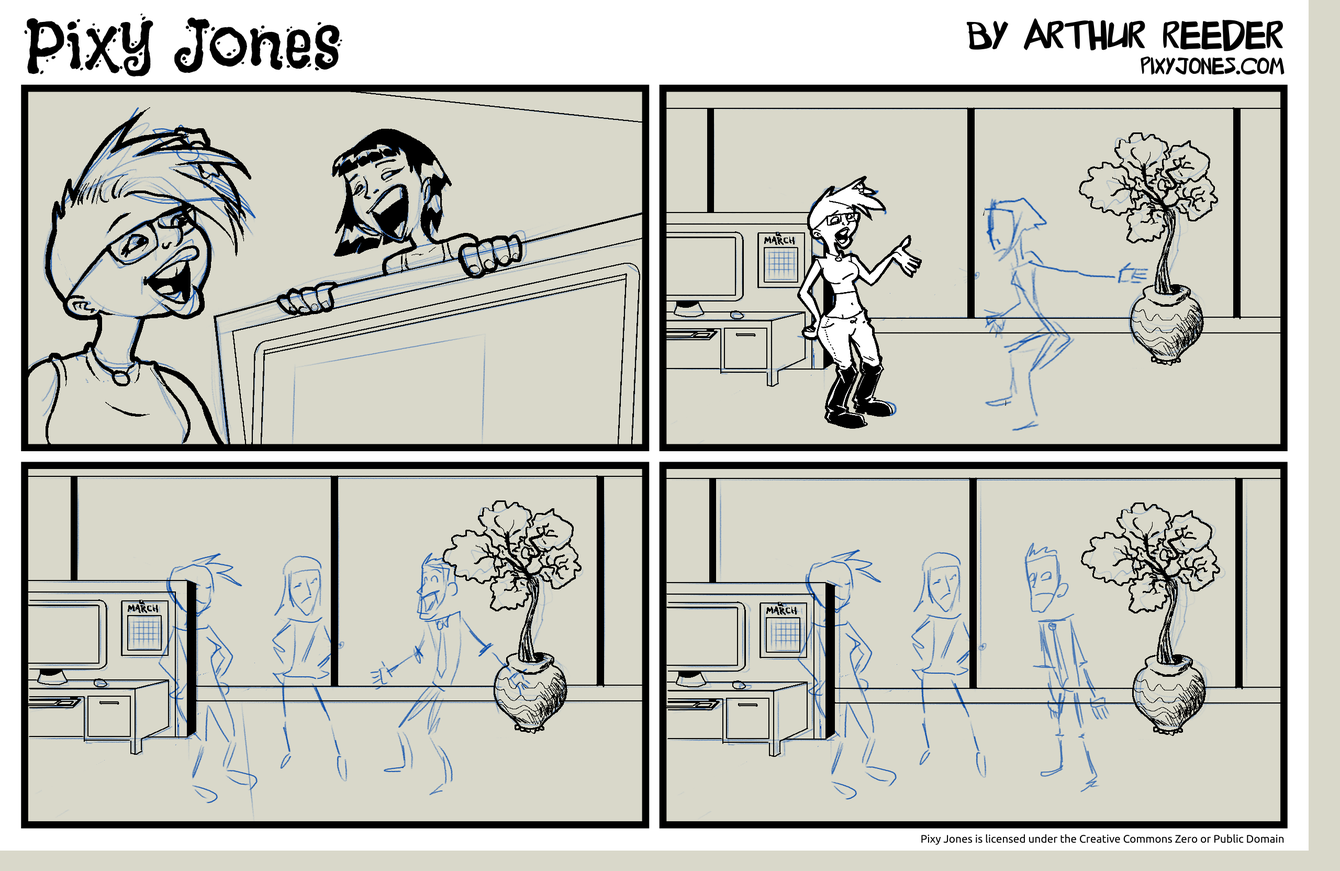
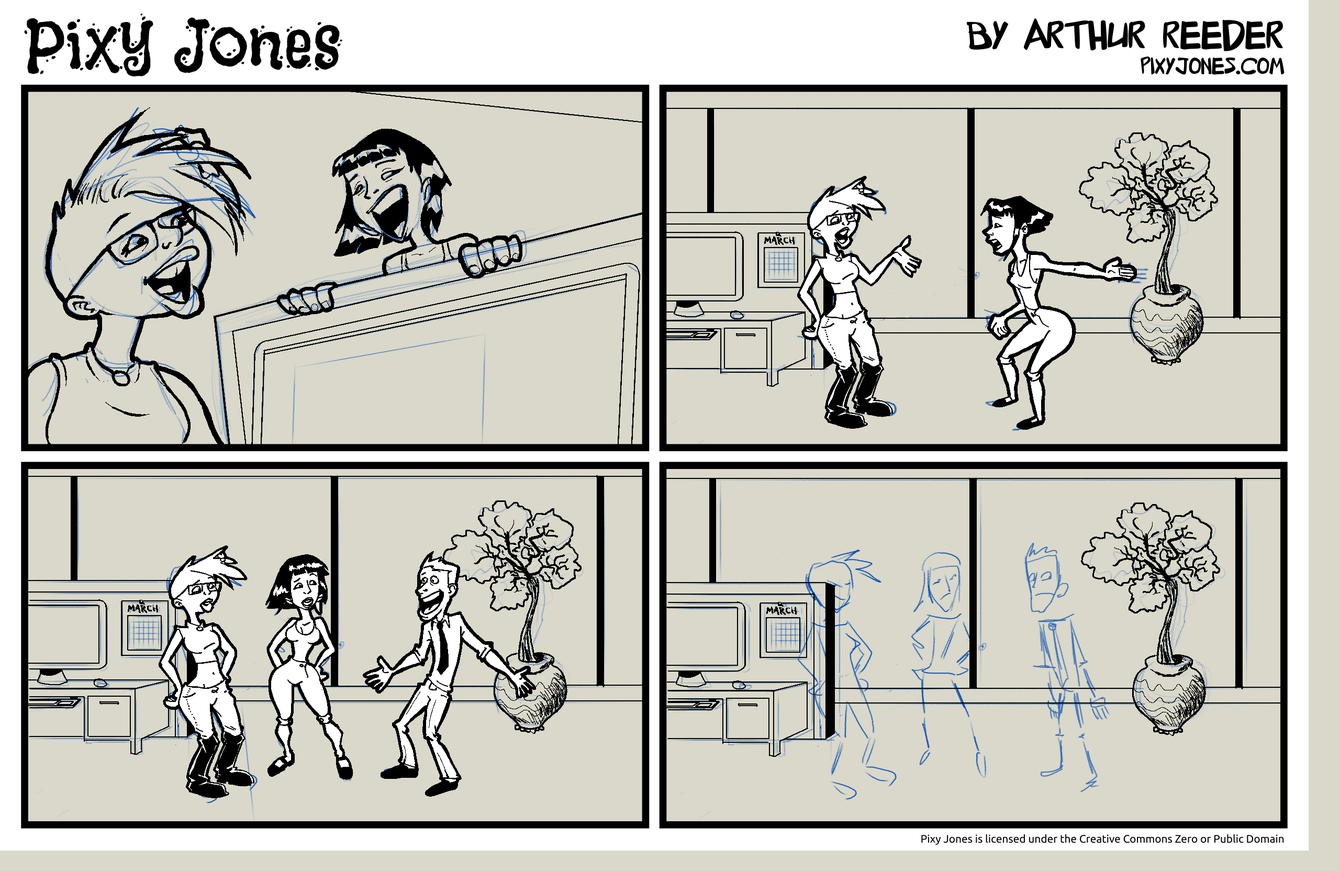
Revision of a layered (1340, 871) image; what changed, layer by layer:
painted on "Ink 02a" over [980, 195, 1138, 430]
added layer "Ink 03a" in group "Ink" over [158, 545, 537, 799]
painted on "Pencil 02" over [980, 195, 1138, 430]
painted on "Pencil 02a" over [980, 195, 1138, 430]
painted on "Pencil 03" over [158, 545, 537, 799]
painted on "Pencil 03a" over [158, 553, 531, 799]
painted on "Pencil 04" over [240, 551, 537, 797]
